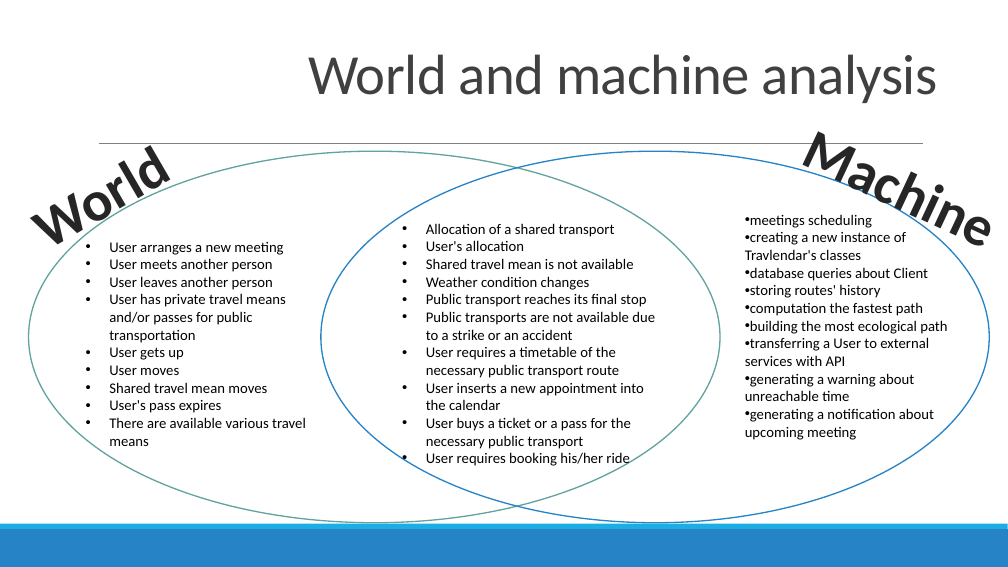
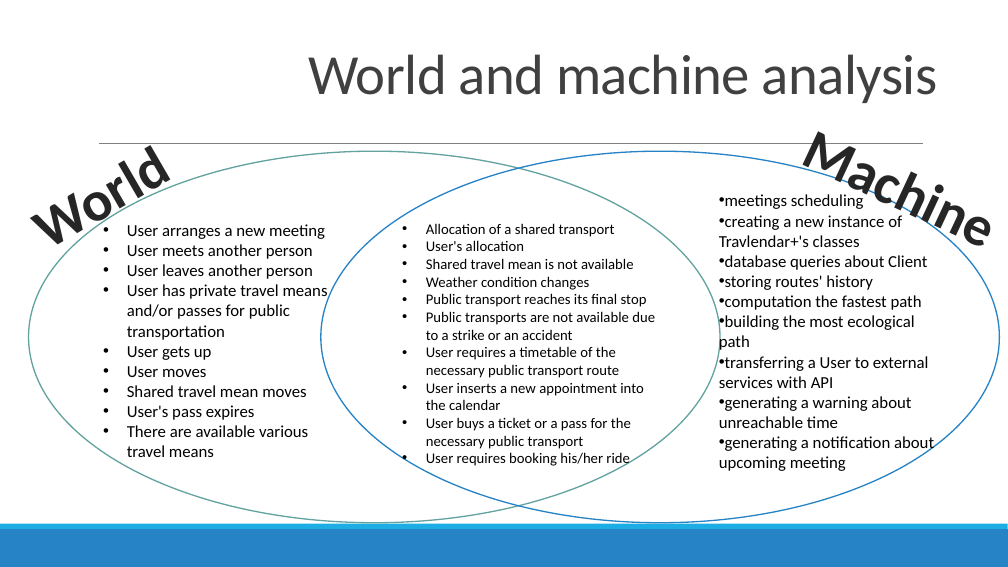
Before and after one commit to lagniluca/SE2-Travlendar-Project, a slide deck: slide 12 of Presentations/RASD Presentation .pptx. Drawn at 1008x567 pixels with LibreOffice and Linux fonts; fonts in the diff are those of the drawing. Boxes give left, top, right and bottom in pixels: in the first picture for what was removed or moved away, otherwise in the second. Text is boxed around its words. In the diff, an @@ line names an element or a change of style, - is before the commit and + after.

```diff
--- a/Presentations/RASD Presentation .pptx
+++ b/Presentations/RASD Presentation .pptx
@@ ellipse: place and size @@
-ellipse at [321,151,989,523]
+ellipse at [321,151,1000,523]
@@ text "meetings scheduling": place and size @@
-text "meetings scheduling" at [745,214,947,440]
+text "meetings scheduling" at [719,194,934,471]
@@ text at [719,194,934,471]: size 14 to 16 pt in "meetings scheduling", "database queries about Client", "storing routes' history", "computation the fastest path" and 4 more places @@
@@ text "User arranges a new meeting": place and size @@
-text "User arranges a new meeting" at [109,242,306,446]
+text "User arranges a new meeting" at [127,224,328,457]
@@ text "User arranges a new meeting" at [127,224,328,457]: size 14 to 16 pt @@
@@ text at [719,215,902,247]: text changed; size 14 to 16 pt @@
-• creating a new instance of Travlendar's classes
+• creating a new instance of Travlendar+'s classes
```
Also in this commit, not shown: 5 other slides changed, 1 slide added, 1 slide removed.
